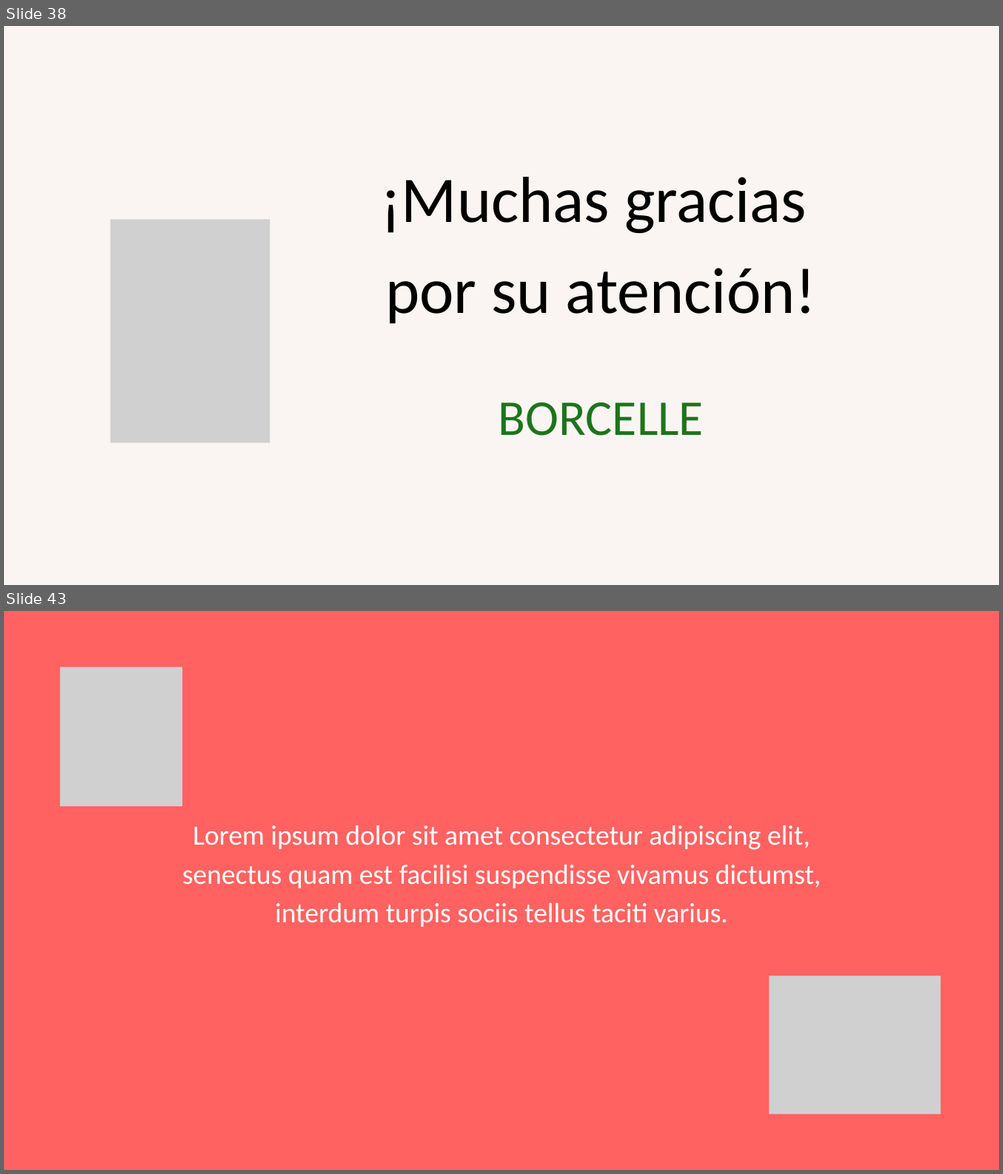
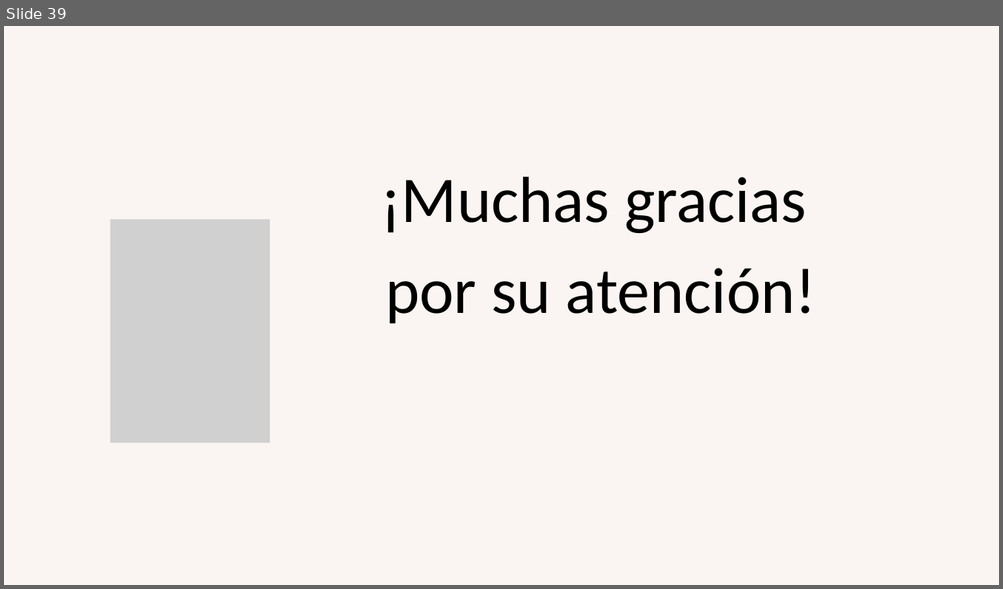
Before and after one commit to JuanRos1984/PresentacionAPP_POO, a slide deck: Presentacion POO APP.pptx. Shown one above the other, each under a label of ours: slides 38 and 43 before the commit, slide 39 after it; the slides between them are not shown. The pictures are 1003x1174 and 1003x589 pixels, drawn with LibreOffice and Linux fonts; fonts in the diff are those of the drawing; grey boxes stand for pictures. Boxes give left, top, right and bottom in pixels: in the first picture for what was removed or moved away, otherwise in the second. Text is boxed around its words. In the diff, an @@ line names an element or a change of style, - is before the commit and + after.

```diff
--- a/Presentacion POO APP.pptx
+++ b/Presentacion POO APP.pptx
@@ slide 43 removed at (4, 611, 999, 1170), background #FF6260 @@
@@ picture removed at (60, 667, 182, 806) @@
@@ text removed at (182, 826, 821, 927) @@
-Lorem ipsum dolor sit amet consectetur adipiscing elit, senectus quam est facilisi suspendisse vivamus dictumst, interdum turpis sociis tellus taciti varius.
@@ picture removed at (769, 976, 940, 1114) @@
@@ what was slide 38 is now slide 39 @@
@@ slide 39 changed as well @@
@@ text removed at (498, 403, 703, 436) @@
-BORCELLE
```
Also in this commit, not shown: 9 slides added, 13 other slides removed, 28 other files.
